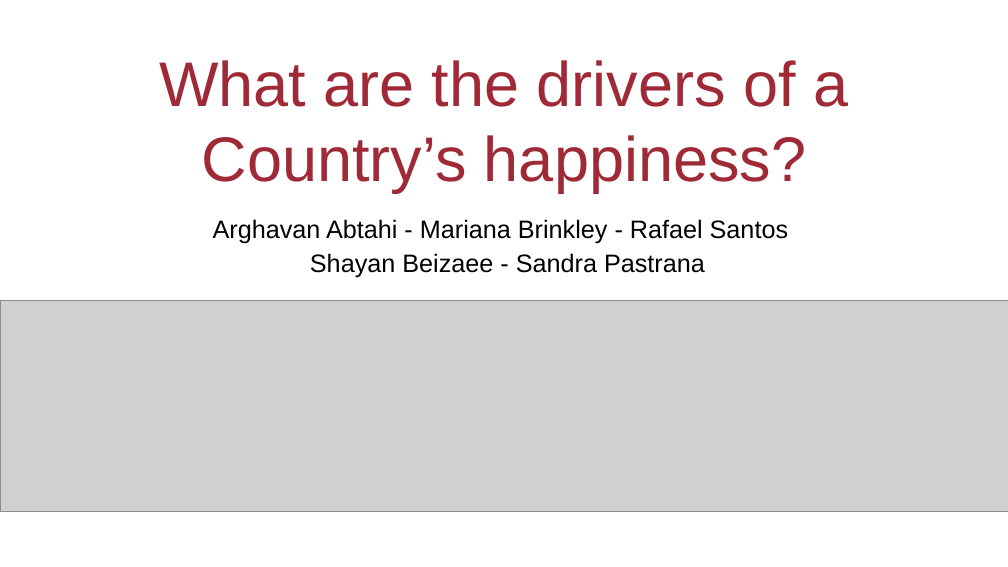
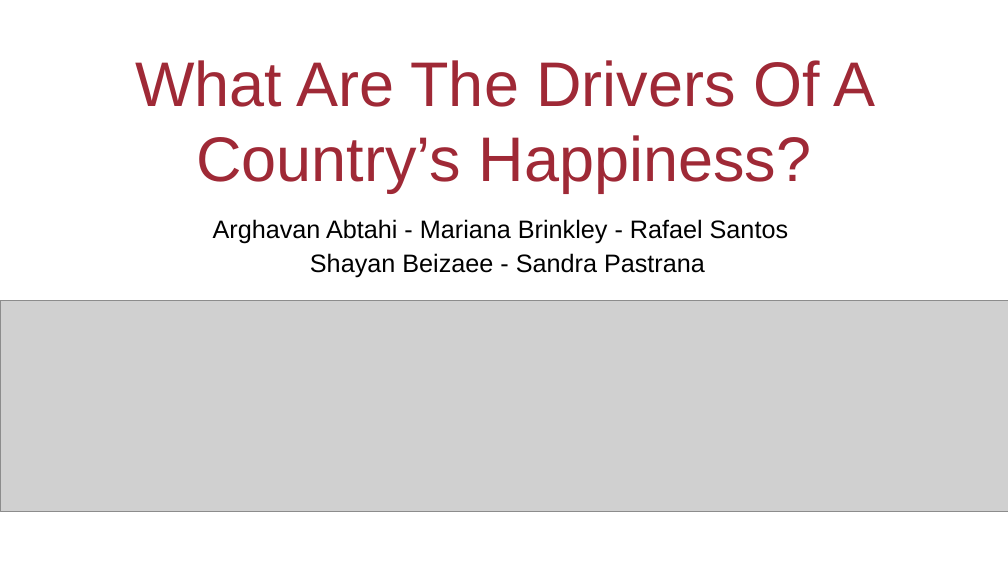
Before and after one commit to spastranas/GroupProject, a slide deck: slide 1 of World Happiness Analysis- Group 4 Final Presentation.pptx. Drawn at 1008x567 pixels with LibreOffice and Linux fonts; fonts in the diff are those of the drawing; grey boxes stand for pictures; background and template pictures are left out. Boxes give left, top, right and bottom in pixels: in the first picture for what was removed or moved away, otherwise in the second. Text is boxed around its words. In the diff, an @@ line names an element or a change of style, - is before the commit and + after.

```diff
--- a/World Happiness Analysis- Group 4 Final Presentation.pptx
+++ b/World Happiness Analysis- Group 4 Final Presentation.pptx
@@ title at (135,60,876,193): text changed @@
-What are the drivers of a Country’s happiness?
+What Are The Drivers Of A Country’s Happiness?
```
Also in this commit, not shown: 5 other slides changed, 1 slide removed, 1 other file.
